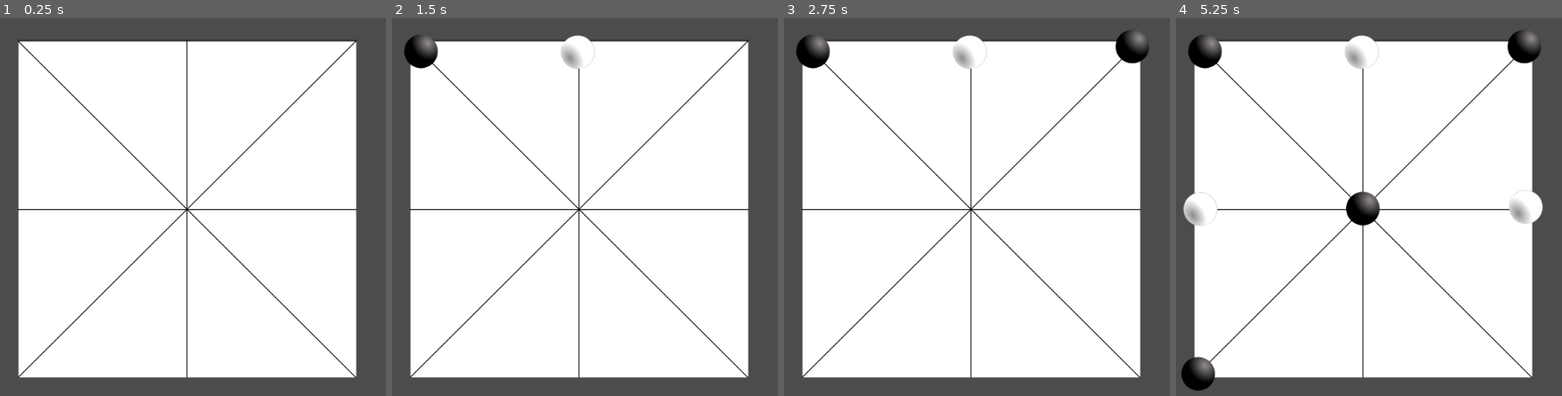
Above: before the commit, frames 1-4 (left to right).
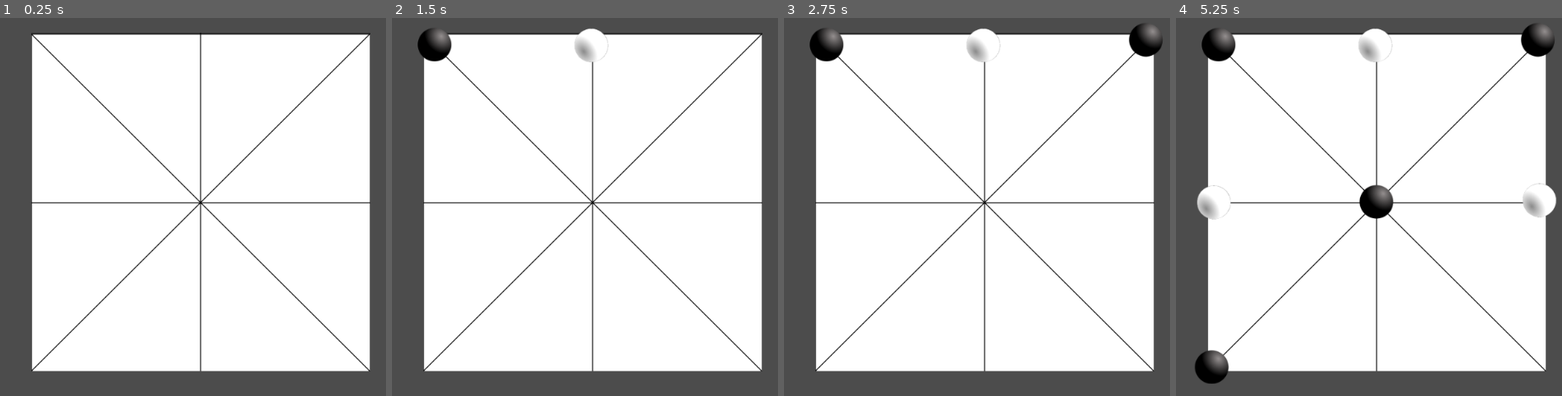
Above: after the commit, the same moments.

Repository: GodotGarden/morris-game
Game: Godot game, scene res://Game.tscn
Same seed, same stepped clock (60 frames per second), same inputs: the game is played once before the commit and once after it. Before the commit the project starts from res://Board.tscn.
Inputs (mouse positions are in pixels of both pictures, inside the frame that each line leads up to):
- Up to frame 1 (0.25 s): no input
- Up to frame 2 (1.5 s): tap Enter at 0.5 s; move the mouse to (419, 52) at 0.52 s; click (419, 52) at 0.67 s; tap Space at 1.25 s; move the mouse to (577, 52) at 1.27 s; click (577, 52) at 1.42 s
- Up to frame 3 (2.75 s): tap Enter at 2 s; move the mouse to (1131, 44) at 2.02 s; click (1131, 44) at 2.17 s
- Up to frame 4 (5.25 s): tap Space at 2.75, 4.25 s; move the mouse to (1199, 207) at 2.77 s; click (1199, 207) at 2.92 s; tap Enter at 3.5 s; move the mouse to (1361, 207) at 3.52 s; click (1361, 207) at 3.67 s; move the mouse to (1527, 207) at 4.27 s; click (1527, 207) at 4.42 s; move the mouse to (1199, 373) at 5.02 s; click (1199, 373) at 5.17 s

The runs differ from the first frame. In frame 1, 14% of the frame differs, in the area x 4-96%, y 3-96%; in frame 2, 15%; in frame 3, 15%; in frame 4, 17%, in the area x 1-99%, y 1-99%.

Commit message:
Reorganize project with Game scene

Diff:
--- a/Board.tscn
+++ b/Board.tscn
@@ -14,46 +14,55 @@
 
 [node name="Sprite" type="Sprite" parent="." index="0"]
 
-position = Vector2( 507.069, 297.949 )
+position = Vector2( 0.601441, -2.01242 )
 scale = Vector2( 0.7, 0.7 )
 texture = ExtResource( 2 )
 _sections_unfolded = [ "Transform" ]
 
 [node name="Position" parent="." index="1" instance=ExtResource( 3 )]
 
-position = Vector2( 260.137, 51.8173 )
+position = Vector2( -246.331, -248.144 )
+scale = Vector2( 3, 3 )
 
 [node name="Position2" parent="." index="2" instance=ExtResource( 3 )]
 
-position = Vector2( 504.419, 52.8997 )
+position = Vector2( -2.04865, -247.062 )
+scale = Vector2( 3, 3 )
 
 [node name="Position3" parent="." index="3" instance=ExtResource( 3 )]
 
-position = Vector2( 757.846, 44.2752 )
+position = Vector2( 251.378, -255.686 )
+scale = Vector2( 3, 3 )
 
 [node name="Position4" parent="." index="4" instance=ExtResource( 3 )]
 
-position = Vector2( 252.852, 298.401 )
+position = Vector2( -253.616, -1.56049 )
+scale = Vector2( 3, 3 )
 
 [node name="Position5" parent="." index="5" instance=ExtResource( 3 )]
 
-position = Vector2( 506.163, 297.587 )
+position = Vector2( -0.304688, -2.37451 )
+scale = Vector2( 3, 3 )
 
 [node name="Position6" parent="." index="6" instance=ExtResource( 3 )]
 
-position = Vector2( 760.289, 295.143 )
+position = Vector2( 253.821, -4.81848 )
+scale = Vector2( 3, 3 )
 
 [node name="Position7" parent="." index="7" instance=ExtResource( 3 )]
 
-position = Vector2( 249.474, 555.966 )
+position = Vector2( -256.994, 256.004 )
+scale = Vector2( 3, 3 )
 
 [node name="Position8" parent="." index="8" instance=ExtResource( 3 )]
 
-position = Vector2( 507.589, 555.966 )
+position = Vector2( 1.12134, 256.004 )
+scale = Vector2( 3, 3 )
 
 [node name="Position9" parent="." index="9" instance=ExtResource( 3 )]
 
-position = Vector2( 760.289, 553.258 )
+position = Vector2( 253.821, 253.297 )
+scale = Vector2( 3, 3 )
 
 [connection signal="player_moved" from="Position" to="." method="_on_Position_player_moved"]
 
--- /dev/null
+++ b/Game.tscn
@@ -0,0 +1,9 @@
+[gd_scene load_steps=2 format=2]
+
+[ext_resource path="res://Board.tscn" type="PackedScene" id=1]
+
+[node name="Game" type="Node"]
+
+[node name="Board" parent="." index="0" instance=ExtResource( 1 )]
+
+position = Vector2( 527.57, 289.41 )
--- a/Position.tscn
+++ b/Position.tscn
@@ -7,7 +7,7 @@
 custom_solver_bias = 0.0
 radius = 8.69088
 
-[node name="Position" type="Area2D" index="0"]
+[node name="Position" type="Area2D"]
 
 position = Vector2( -8.20227, 0 )
 scale = Vector2( 3, 3 )
--- a/project.godot
+++ b/project.godot
@@ -11,7 +11,7 @@
 [application]
 
 config/name="Morris"
-run/main_scene="res://Board.tscn"
+run/main_scene="res://Game.tscn"
 config/icon="res://icon.png"
 
 [rendering]
